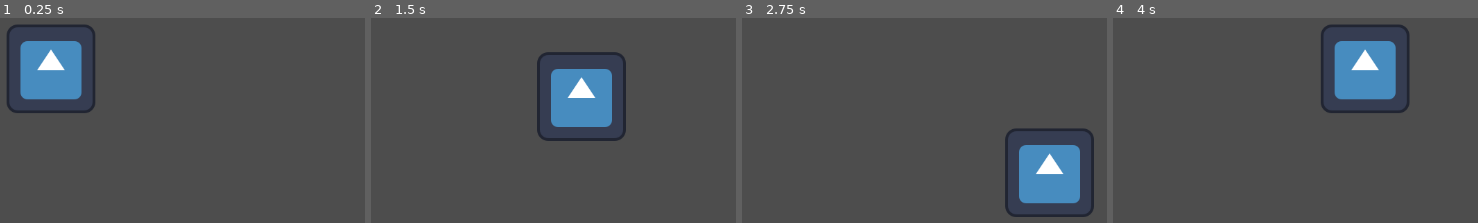
Above: before the commit, frames 1-4 (left to right).
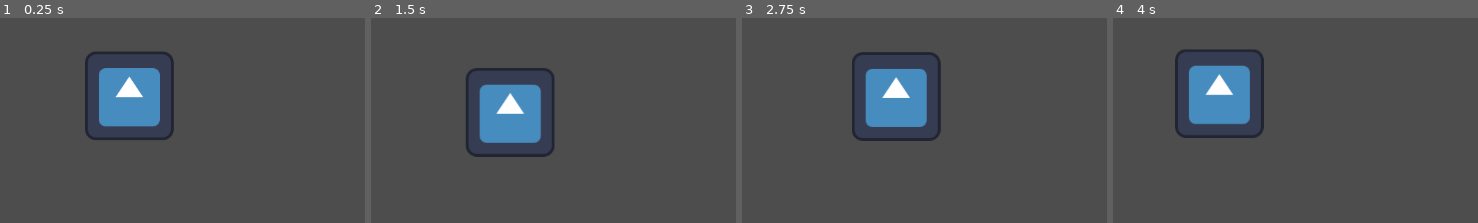
Above: after the commit, the same moments.

Repository: Pkb-Codes/zekome
Game: Godot game, scene res://scenes/vamsi_sandbox.tscn
Two runs of this game, one before a commit and one after it. Both use one fixed random seed, a clock stepped at 60 frames per second and the inputs below. The engine's default icon, where the game draws it, is replaced by a stand-in: a white triangle on a blue panel in a dark square.
Inputs:
- Up to frame 1 (0.25 s): no input
- Up to frame 2 (1.5 s): tap Enter at 0.5 s; hold Right (ui_right) 0.53-1.28 s; tap Space (Dash) at 0.6, 1.35 s; hold Down (ui_down) from 1.28 s (still down)
- Up to frame 3 (2.75 s): release Down (ui_down) at 2.03 s; hold Right (ui_right) from 2.03 s (still down); tap Space (Dash) at 2.1 s
- Up to frame 4 (4 s): release Right (ui_right) at 2.78 s; hold Up (ui_up) 2.78-3.53 s; tap Space (Dash) at 2.85, 3.6 s; hold Left (ui_left) from 3.53 s (still down)

The runs differ from the first frame. In frame 1, 12% of the frame differs, in the area x 1-48%, y 3-60%; in frame 2, 12%; in frame 3, 12%; in frame 4, 12%, in the area x 16-82%, y 3-59%.

Commit message:
verify once

Diff:
--- a/scenes/player.tscn
+++ b/scenes/player.tscn
@@ -1,10 +1,10 @@
 [gd_scene format=3 uid="uid://begq6fhebah0v"]
 
 [ext_resource type="Script" uid="uid://c6nhxolcgjnw5" path="res://scripts/player.gd" id="1_tuyoq"]
-[ext_resource type="Script" uid="uid://gt4om3eu65lk" path="res://scripts/state_machine.gd" id="2_fjrip"]
-[ext_resource type="Script" uid="uid://bxyj3euj6ney2" path="res://scripts/idle_state.gd" id="3_smehm"]
-[ext_resource type="Script" uid="uid://3hkx1ojjbo4y" path="res://scripts/move_state.gd" id="4_ur7pv"]
-[ext_resource type="Script" uid="uid://c02q0vckyxnwh" path="res://scripts/dash_state.gd" id="5_y4r1p"]
+[ext_resource type="Script" uid="uid://gt4om3eu65lk" path="res://scripts/player_states/player_state_machine.gd" id="2_fjrip"]
+[ext_resource type="Script" uid="uid://bxyj3euj6ney2" path="res://scripts/player_states/player_idle_state.gd" id="3_smehm"]
+[ext_resource type="Script" uid="uid://3hkx1ojjbo4y" path="res://scripts/player_states/player_move_state.gd" id="4_ur7pv"]
+[ext_resource type="Script" uid="uid://c02q0vckyxnwh" path="res://scripts/player_states/player_dash_state.gd" id="5_y4r1p"]
 [ext_resource type="Texture2D" uid="uid://bfwe834v0dt4n" path="res://sprites/icon.svg" id="6_d2wvv"]
 
 [sub_resource type="CircleShape2D" id="CircleShape2D_0gboa"]
@@ -26,9 +26,12 @@
 script = ExtResource("5_y4r1p")
 
 [node name="CollisionShape2D" type="CollisionShape2D" parent="." unique_id=1486660533]
-position = Vector2(458, 304)
+position = Vector2(0, 15)
 shape = SubResource("CircleShape2D_0gboa")
 
 [node name="Sprite2D" type="Sprite2D" parent="." unique_id=8501458]
-position = Vector2(470, 300)
+position = Vector2(7, 15)
 texture = ExtResource("6_d2wvv")
+
+[node name="Camera2D" type="Camera2D" parent="." unique_id=2091360280]
+position_smoothing_enabled = true
--- a/scenes/vamsi_sandbox.tscn
+++ b/scenes/vamsi_sandbox.tscn
@@ -5,3 +5,4 @@
 [node name="vamsi_sandbox" type="Node" unique_id=1252370120]
 
 [node name="player" parent="." unique_id=56953062 instance=ExtResource("1_2732x")]
+position = Vector2(-5, -4)
--- a/scripts/player.gd
+++ b/scripts/player.gd
@@ -10,7 +10,7 @@
 	health-=amount
 	health=max(health,0)
 func die():
-	print("player died")
+	pass
 
 
 
--- a/scripts/dash_state.gd
+++ b/scripts/player_states/player_dash_state.gd
@@ -1,4 +1,4 @@
-extends "res://scripts/state.gd"
+extends "res://scripts/player_states/player_state.gd"
 
 @export var dash_speed: float = 600.0
 @export var dash_duration: float = 0.2
@@ -7,7 +7,7 @@
 var dash_timer: float = 10.0
 
 func enter():
-	print("Entered Dash State")
+
 	player.start_dash_cooldown()
 
 	dash_direction = get_input_direction()
@@ -32,7 +32,7 @@
 
 func exit():
 	player.velocity = Vector2.ZERO
-	print("Exiting Dash State")
+
 
 func get_input_direction():
 	var dir = Vector2.ZERO
--- a/scripts/idle_state.gd
+++ b/scripts/player_states/player_idle_state.gd
@@ -1,8 +1,8 @@
-extends "res://scripts/state.gd"
+extends "res://scripts/player_states/player_state.gd"
 
 func enter():
 	player.velocity = Vector2.ZERO
-	print("Entered Idle State")
+
 
 func physics_update(delta):
 	var direction = get_input_direction()
@@ -15,7 +15,7 @@
 		state_machine.change_state("DashState")
 
 func exit():
-	print("Exiting Idle State")
+	pass
 
 func get_input_direction():
 	var dir = Vector2.ZERO
--- a/scripts/move_state.gd
+++ b/scripts/player_states/player_move_state.gd
@@ -1,9 +1,9 @@
-extends "res://scripts/state.gd"
+extends "res://scripts/player_states/player_state.gd"
 
 @export var speed: float = 200.0
 
 func enter():
-	print("Entered Move State")
+	pass
 
 func physics_update(delta):
 	var direction = get_input_direction()
@@ -23,7 +23,7 @@
 	player.move_and_slide()
 
 func exit():
-	print("Exiting Move State")
+	pass
 
 func get_input_direction():
 	var dir = Vector2.ZERO
Renamed: scripts/dash_state.gd.uid -> scripts/player_states/player_dash_state.gd.uid
Renamed: scripts/idle_state.gd.uid -> scripts/player_states/player_idle_state.gd.uid
Renamed: scripts/move_state.gd.uid -> scripts/player_states/player_move_state.gd.uid
Renamed: scripts/state.gd -> scripts/player_states/player_state.gd
Renamed: scripts/state.gd.uid -> scripts/player_states/player_state.gd.uid
Renamed: scripts/state_machine.gd -> scripts/player_states/player_state_machine.gd
Renamed: scripts/state_machine.gd.uid -> scripts/player_states/player_state_machine.gd.uid
